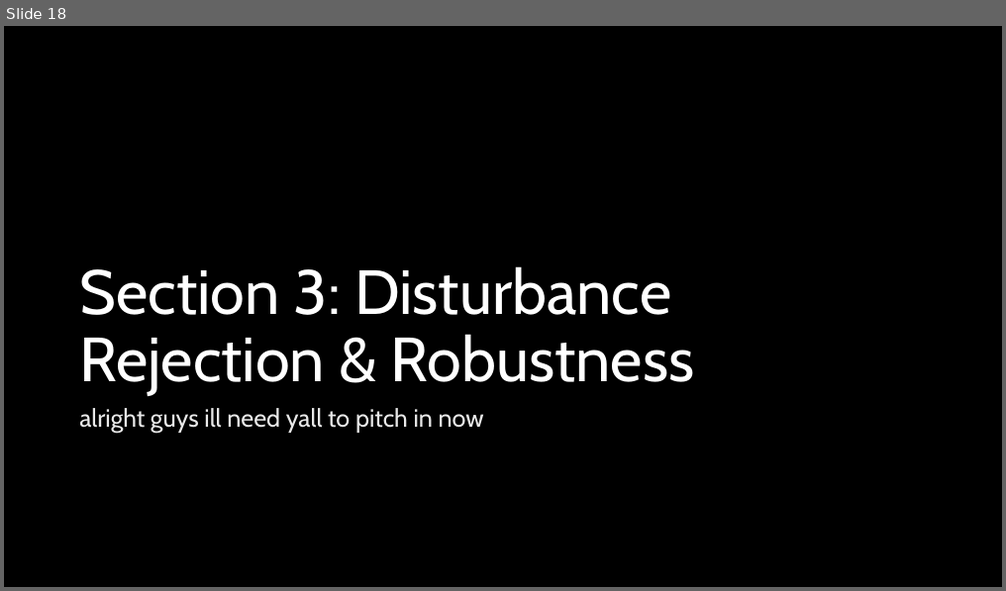
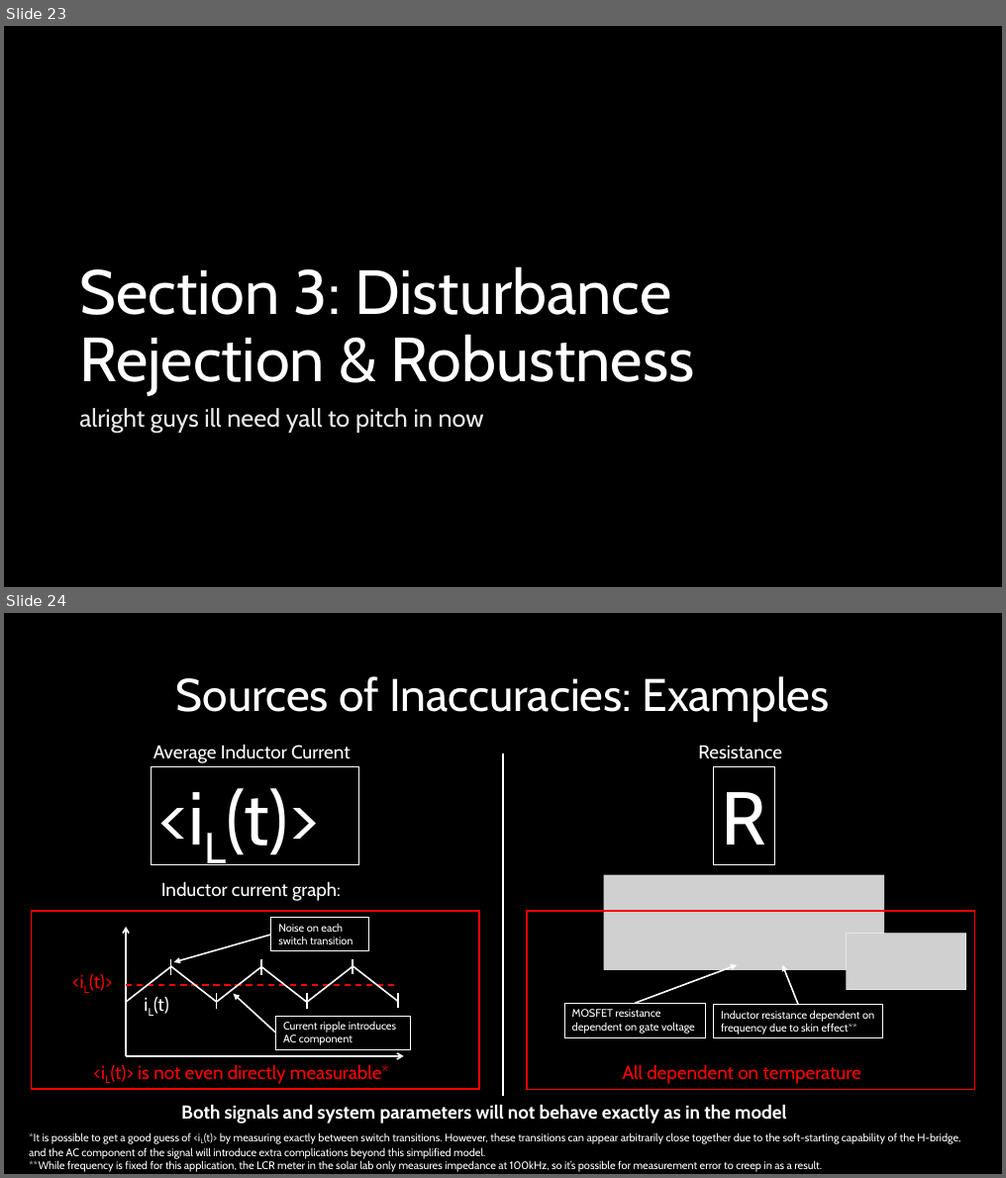
Before and after one commit to ut-ras/rm_electrical-supercap_v2, a slide deck: UT Robomasters – Supercap Power Stage Modeling.pptx. Shown one above the other, each under a label of ours: slide 18 before the commit, slides 23 and 24 after it. The pictures are 1006x591 and 1006x1178 pixels, drawn with LibreOffice and Linux fonts; fonts in the diff are those of the drawing; grey boxes stand for pictures. Boxes give left, top, right and bottom in pixels: in the first picture for what was removed or moved away, otherwise in the second. Text is boxed around its words. In the diff, an @@ line names an element or a change of style, - is before the commit and + after.

```diff
--- a/UT Robomasters – Supercap Power Stage Modeling.pptx
+++ b/UT Robomasters – Supercap Power Stage Modeling.pptx
@@ slide 24 added at (4,613,1002,1174), background #000000 @@
@@ title added at (176,676,829,722), 44 pt, text #FFFFFF @@
+Sources of Inaccuracies: Examples
@@ text added at (153,744,350,763), 18 pt, text #FFFFFF @@
+Average Inductor Current
@@ line added from (503, 753) to (503, 1096), #FFFFFF 1.5 pt @@
@@ text added at (698,745,781,760), 18 pt, text #FFFFFF @@
+Resistance
@@ rectangle added at (152,766,359,864), outline #FFFFFF 0.75 pt, 72 pt, text #FFFFFF @@
+<iL(t)>
@@ rectangle added at (714,766,774,864), outline #FFFFFF 0.75 pt, 72 pt, text #FFFFFF @@
+R
@@ picture added at (604,875,884,970) @@
@@ text added at (161,881,341,901), 18 pt, text #FFFFFF @@
+Inductor current graph:
@@ rectangle added at (31,911,479,1089), outline #FF0000 1.5 pt @@
@@ arrow added from (126, 1057) to (126, 927), #FFFFFF 1.5 pt @@
@@ arrow added from (271, 935) to (174, 962), #FFFFFF 1.5 pt @@
@@ rectangle added at (271,918,368,952), outline #FFFFFF 0.75 pt, 10.5 pt, text #FFFFFF @@
+Noise on each switch transition
@@ rectangle added at (528,911,976,1090), outline #FF0000 1.5 pt @@
@@ picture added at (846,934,966,990) @@
@@ arrow added from (635, 1003) to (737, 965), #FFFFFF 1.5 pt @@
@@ arrow added from (798, 1004) to (782, 965), #FFFFFF 1.5 pt @@
@@ text added at (89,973,112,991), 18 pt, text #FF0000 @@
+<iL(t)>
@@ line added from (126, 985) to (399, 985), #FF0000 1.5 pt dashed @@
@@ text added at (153,996,169,1014), 18 pt, text #FFFFFF @@
+iL(t)
@@ group added at (126,959,217,1009): 4 lines @@
@@ arrow added from (275, 1033) to (233, 994), #FFFFFF 1.5 pt @@
@@ group added at (216,959,307,1009): 4 lines @@
@@ group added at (308,959,399,1008): 4 lines @@
@@ rectangle added at (275,1016,411,1050), outline #FFFFFF 0.75 pt, 10.5 pt, text #FFFFFF @@
+Current ripple introduces AC component
@@ rectangle added at (564,1003,706,1039), outline #FFFFFF 0.75 pt, 10.5 pt, text #FFFFFF @@
+MOSFET resistance dependent on gate voltage
@@ rectangle added at (714,1004,883,1039), outline #FFFFFF 0.75 pt, 10.5 pt, text #FFFFFF @@
+Inductor resistance dependent on frequency due to skin effect**
@@ arrow added from (126, 1057) to (404, 1057), #FFFFFF 1.5 pt @@
@@ text added at (111,1064,389,1084), 18 pt, text #FF0000 @@
+<iL(t)> is not even directly measurable*
@@ text added at (623,1064,861,1084), 18 pt, text #FF0000 @@
+All dependent on temperature
@@ text added at (181,1104,786,1124), 18 pt, text #FFFFFF, bold @@
+Both signals and system parameters will not behave exactly as in the model
@@ text added at (29,1133,960,1172), 10.5 pt, text #FFFFFF @@
+*It is possible to get a good guess of <iL(t)> by measuring exactly between switch transitions. However, these transitions can appear arbitrarily close together due to the soft-starting capability of the H-bridge, and the AC component of the signal will introduce extra complications beyond this simplified model.
+**While frequency is fixed for this application, the LCR meter in the solar lab only measures impedance at 100kHz, so it’s possible for measurement error to creep in as a result.
@@ what was slide 18 is now slide 23 @@
```
Also in this commit, not shown: 4 slides changed, 7 other slides added, 2 slides removed, 1 other file.
